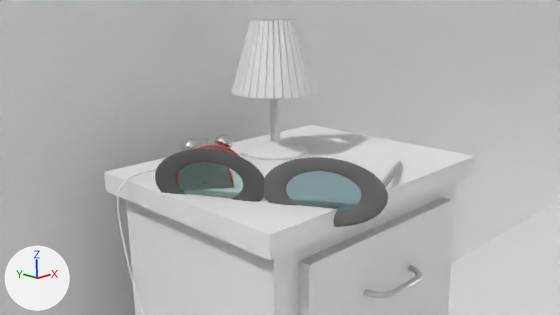
Before and after pictures for a commit that changed the Blender file 04-Shots/mg-shot13.blend.
Both versions are drawn from the file's camera 'Camera'. The axes (+X, +Y, +Z) are drawn at lower left. The lights are the same throughout.

The scene before the commit, as lines of its bpy script (objects in view):
```python
me_plane = bpy.data.meshes.new('Plane')
me_plane.from_pydata(...)  # 16 vertices, 13 faces; spans x -1.0..1.0, y -1.0..1.0, z 0.0..0.6
ob_brille = bpy.data.objects.new('Brille', None)
ob_brille.location = (-6.472, 14.799, 5.075)
ob_brille.rotation_euler = (-0.000276, -0.0946, -2.672)  # degrees (0, -5.4, -153)
ob_brille.scale = (0.525, 0.525, 0.525)
ob_brille.show_instancer_for_render = False
ob_brille.instance_type = 'COLLECTION'
ob_brille.instance_collection = col_brille
ob_lampe_001 = bpy.data.objects.new('lampe.001', None)
ob_lampe_001.location = (3.376, -6.267, 1.028)
ob_lampe_001.scale = (1.32, 1.32, 1.32)
ob_lampe_001.show_instancer_for_render = False
ob_lampe_001.instance_type = 'COLLECTION'
ob_lampe_001.instance_collection = col_lampe
ob_plane = bpy.data.objects.new('Plane', me_plane)
ob_plane.location = (0.0, 0.0, 0.0)
ob_plane.scale = (20.0, 20.0, 20.0)
# also in view: 'wecker_base' at (-7.68, 16.26, 5.57); 'schraenkchen.001' at (-6.32, 15.88, 2.67)
```
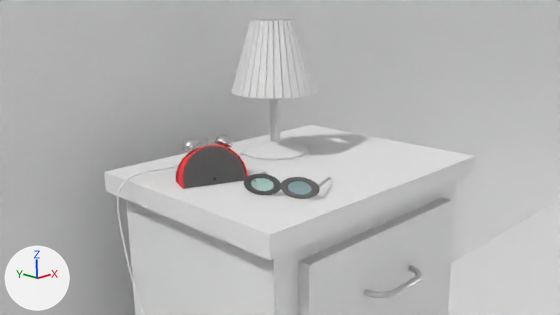
Boxes [x1, y1, x2, y2] around the edits, measured in the pictures (560 x 315 px):
'Brille', moved, rescaled (64% narrower, 63% shorter)
    before: [155, 149, 402, 227]
    after: [244, 171, 332, 199]
'wecker_base', unchanged, uncovered by the edit
    before: [182, 135, 239, 156]
    after: [176, 135, 248, 189]

The change in detail:
Object 'Brille' (ob_brille) moves from (-6.472, 14.799, 5.075) to (-7.082, 15.019, 5.441).
Object 'Brille' (ob_brille) is rescaled from (0.525, 0.525, 0.525) to (0.175, 0.175, 0.175).
